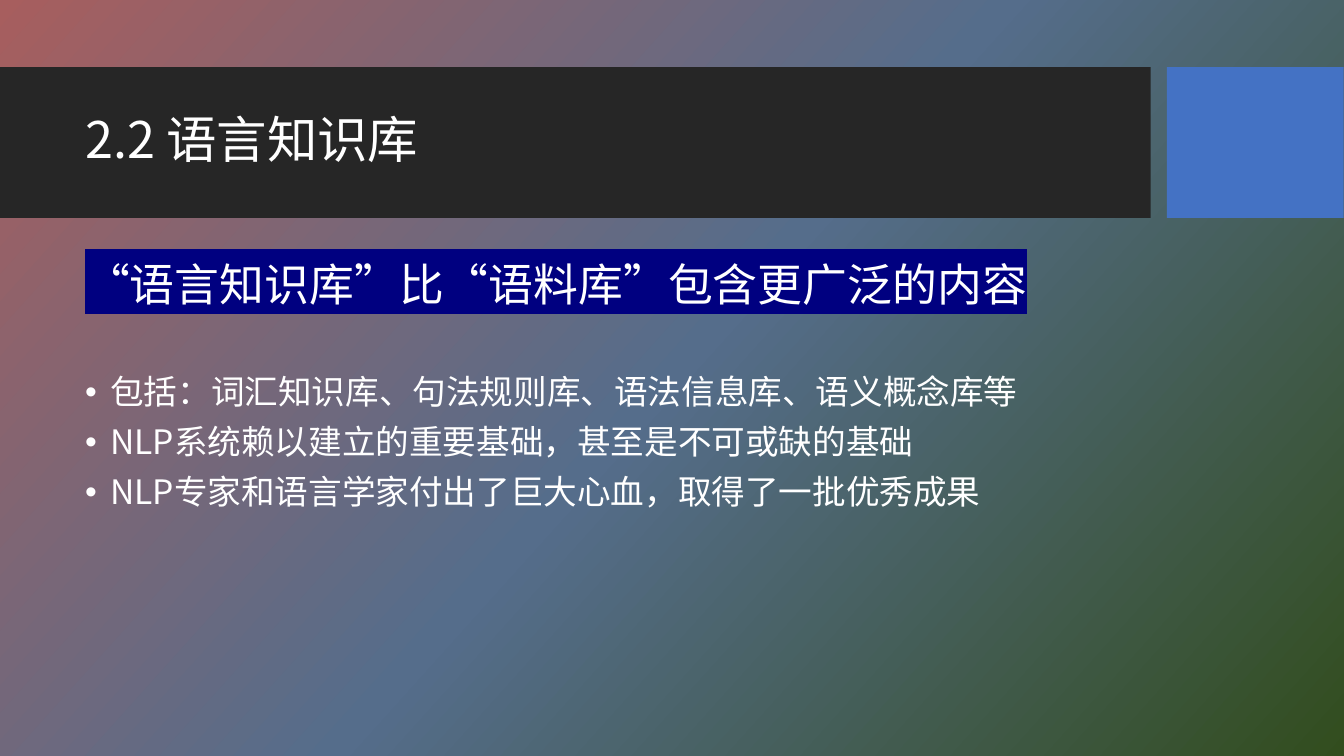
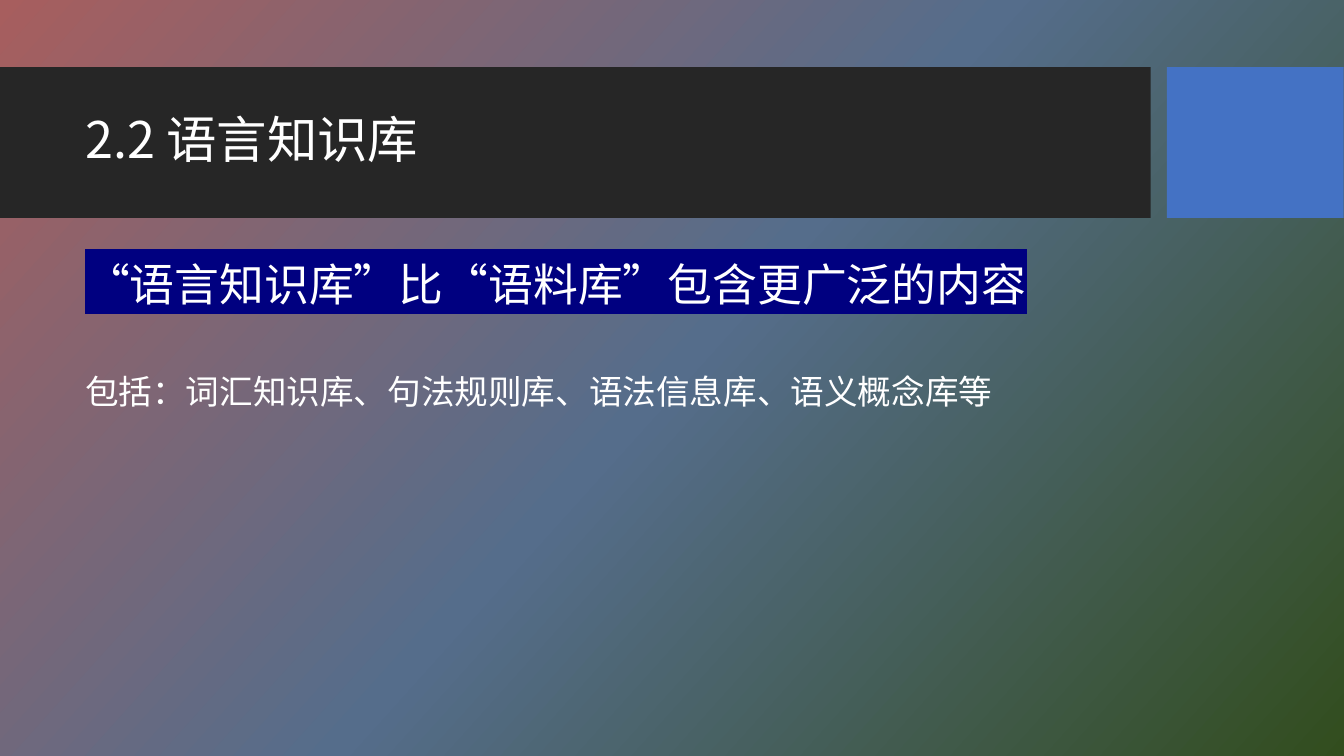
Before and after one commit to HBU/NLP_PPT, a slide deck: slide 16 of PPT-2020/ch02 语料库与词汇知识库.pptx. Drawn at 1344x756 pixels with LibreOffice and Linux fonts; fonts in the diff are those of the drawing; background and template pictures are left out. Boxes give left, top, right and bottom in pixels: in the first picture for what was removed or moved away, otherwise in the second. Text is boxed around its words. In the diff, an @@ line names an element or a change of style, - is before the commit and + after.

```diff
--- a/PPT-2020/ch02 语料库与词汇知识库.pptx
+++ b/PPT-2020/ch02 语料库与词汇知识库.pptx
@@ text at [85,375,992,407]: bullet • to none @@
@@ text at [110,425,980,508]: paragraphs removed @@
-• NLP系统赖以建立的重要基础，甚至是不可或缺的基础
-• NLP专家和语言学家付出了巨大心血，取得了一批优秀成果
```
Also in this commit, not shown: 5 other slides changed.
